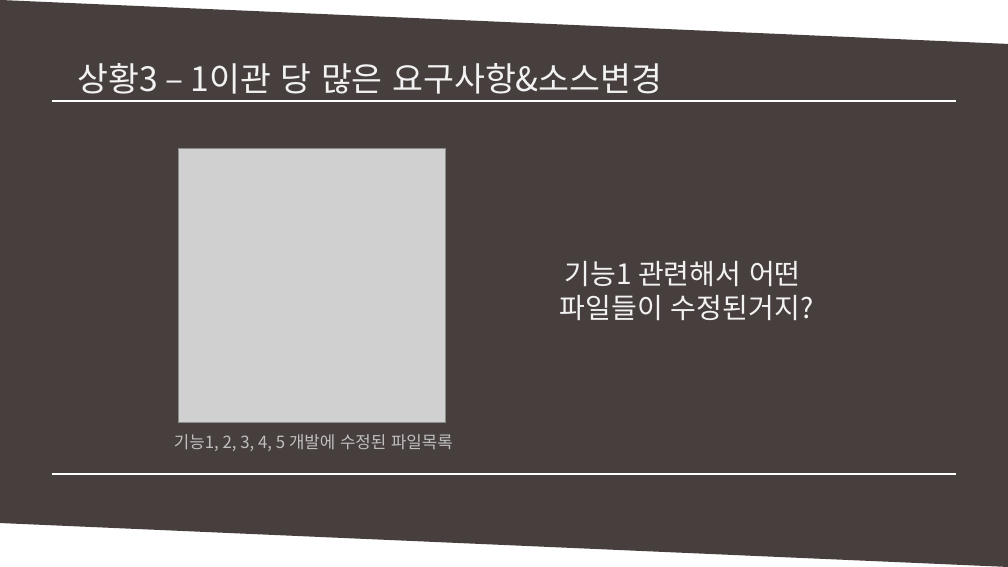
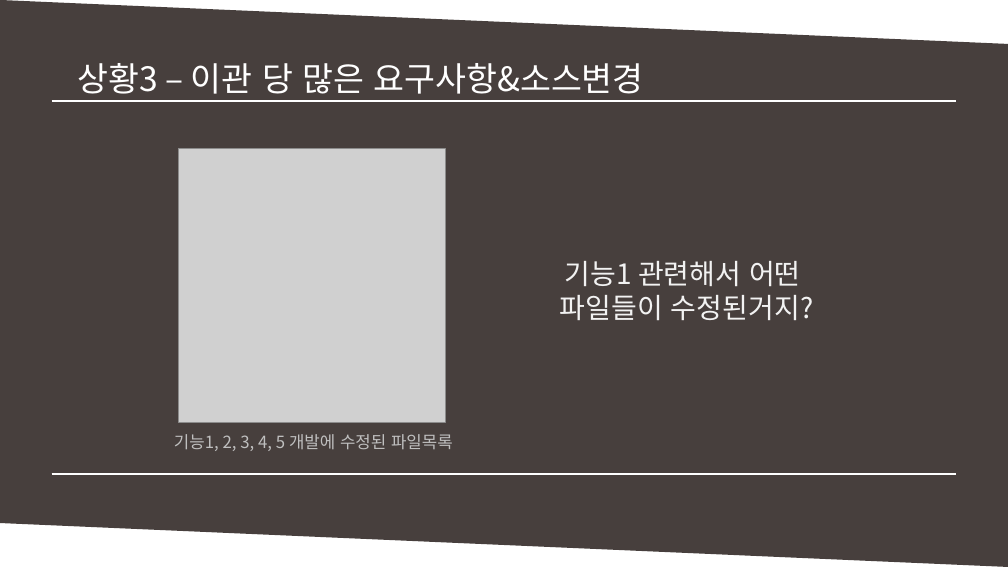
Before and after one commit to MinSikMoon/pptgit, a slide deck: slide 9 of git발표.pptx (slide 8 before the commit). Drawn at 1008x567 pixels with LibreOffice and Linux fonts; fonts in the diff are those of the drawing; grey boxes stand for pictures. Boxes give left, top, right and bottom in pixels: in the first picture for what was removed or moved away, otherwise in the second. Text is boxed around its words. In the diff, an @@ line names an element or a change of style, - is before the commit and + after.

```diff
--- a/git발표.pptx
+++ b/git발표.pptx
@@ text at (x1=77, y1=63, x2=644, y2=101): text changed; text colour #F2F2F2 to #FFFFFF @@
-상황3 – 1이관 당 많은 요구사항&소스변경
+상황3 – 이관 당 많은 요구사항&소스변경
```
Also in this commit, not shown: 7 other slides changed, 4 slides added.
